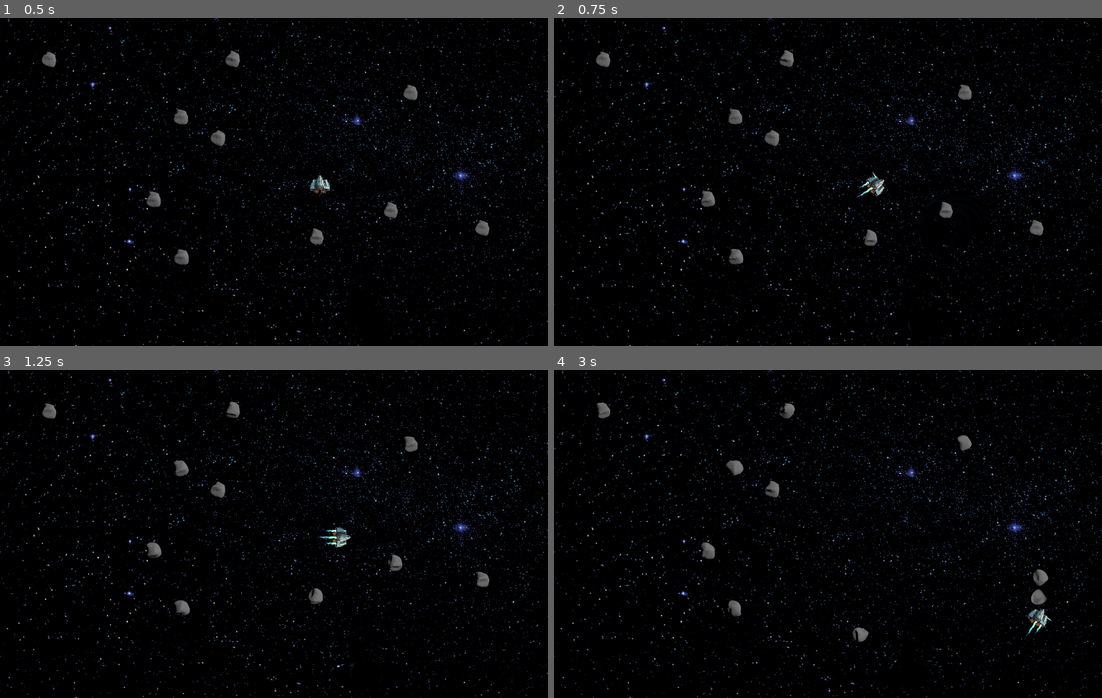
Above: before the commit, frames 1-4 (two rows, left to right).
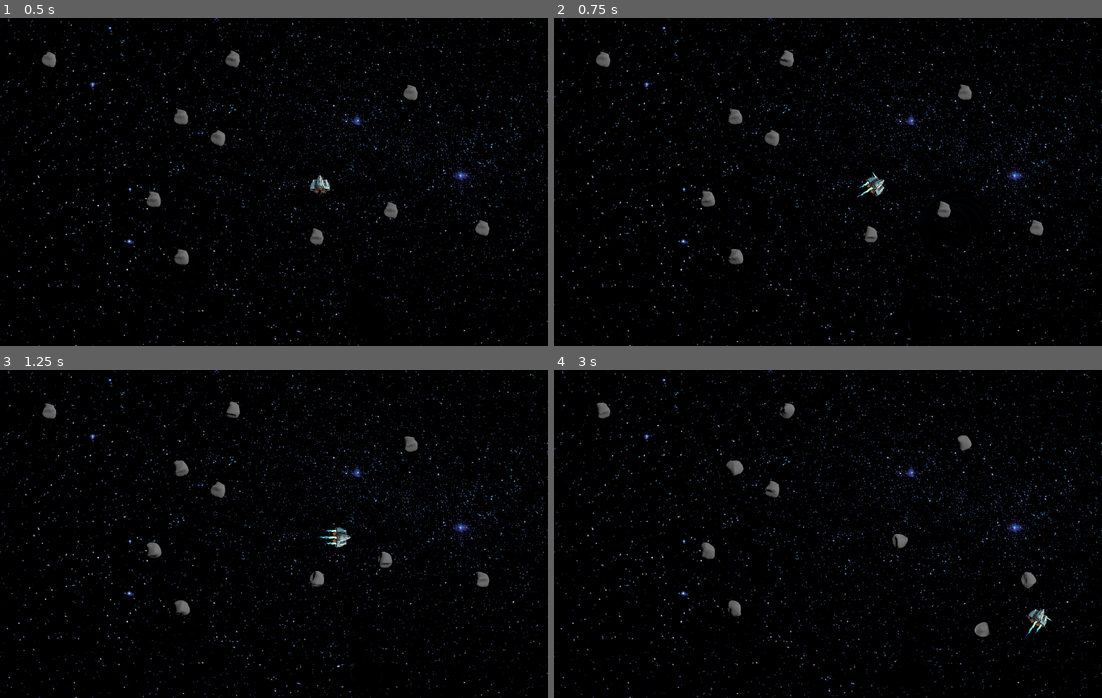
Above: after the commit, the same moments.

Repository: minorinterval/gamejams
Game: Godot game, scene res://Main Scenes/gameplay.tscn
Two runs of this game, one before a commit and one after it. Both use one fixed random seed, a clock stepped at 60 frames per second and the inputs below. The engine's default icon, where the game draws it, is replaced by a stand-in: a white triangle on a blue panel in a dark square.
Inputs:
- Up to frame 1 (0.5 s): no input
- Up to frame 2 (0.75 s): hold D (move_right) from 0.53 s (still down); tap Space (shockwave) at 0.6 s
- Up to frame 3 (1.25 s): keep holding D (move_right)
- Up to frame 4 (3 s): release D (move_right) at 1.28 s; hold S (move_down) 1.28-2.03 s; tap Space (shockwave) at 1.35, 2.1, 2.85 s; hold D (move_right) 2.03-2.78 s; hold W (move_up) from 2.78 s (still down)

Frame 1 is identical in both runs. In frame 2, 0.1% of the frame differs, in the area x 56-73%, y 55-70%; in frame 3, 0.4%; in frame 4, 0.6%, in the area x 54-91%, y 50-83%.

Commit message:
chain reactions
add chain reactions to repulsor/attractor

Diff:
--- a/OrbitalHarvest/Player/ship.tscn
+++ b/OrbitalHarvest/Player/ship.tscn
@@ -1,6 +1,6 @@
 [gd_scene load_steps=8 format=3 uid="uid://bm1t5fx6mve7h"]
 
-[ext_resource type="Script" path="res://Player/ship.gd" id="1_5bono"]
+[ext_resource type="Script" path="res://scripts/ship.gd" id="1_5bono"]
 [ext_resource type="Shader" path="res://shaders/shockwave.gdshader" id="2_pcvyd"]
 [ext_resource type="Texture2D" uid="uid://b741qlmnb61cs" path="res://assets/ship v2.png" id="2_w1pgo"]
 [ext_resource type="Texture2D" uid="uid://bkdtc8w10jskd" path="res://assets/black.png" id="3_6hbaq"]
--- a/OrbitalHarvest/scripts/asteroid.gd
+++ b/OrbitalHarvest/scripts/asteroid.gd
@@ -2,6 +2,10 @@
 
 @onready var camera: Camera3D = $TextureRect/SubViewport/Camera3D
 @onready var player: CharacterBody2D = $"../Player"
+
+@export var chain_reaction_radius = 400.0
+@export var chain_reaction_length = 4
+@export var chain_force_factor = 0.25
 
 var vel = Vector2(0,0)
 
@@ -11,5 +15,15 @@
 func _physics_process(delta):
 	move_and_collide(vel * delta)
 
-func shockwaved(direction,force):
-	apply_central_impulse(direction*force)
+func shockwaved(direction,force,num):
+	apply_central_impulse(-direction*force)
+
+	if num < chain_reaction_length:
+		num += 1
+		for asteroid in get_tree().get_nodes_in_group("Asteroids"):
+			var distance = asteroid.global_position.distance_to(global_position)
+			if (distance > 1 && distance < chain_reaction_radius):
+				# push 'em
+				var direction2 = global_position.direction_to(asteroid.global_position)
+				var force2 = chain_force_factor * force * (1.0 - (distance / chain_reaction_radius))
+				asteroid.shockwaved(direction2,force2,num)
--- a/OrbitalHarvest/Player/ship.gd
+++ b/OrbitalHarvest/scripts/ship.gd
@@ -69,10 +69,9 @@
 		for asteroid in get_tree().get_nodes_in_group("Asteroids"):
 			var distance = asteroid.global_position.distance_to(global_position)
 			if distance < shockwave_radius:
-				# push 'em
 				var direction = global_position.direction_to(asteroid.global_position)
 				var force = shockwave_strengh * (1.0 - (distance / shockwave_radius))
-				asteroid.shockwaved(direction,force)
+				asteroid.shockwaved(direction,force,1)
 
 	# Acceleration is only used for rotating the ship in that direction,
 	# not for actually moving in that direction. I see no need to simulate
